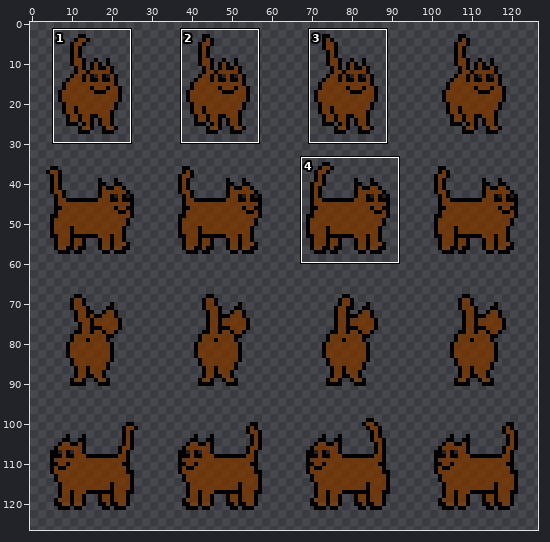
Two states of a sprite sheet, android/assets/Sprites/catSprite.png. Above, an overview of the earlier version with the close-up marked.
Close-up. As it was:
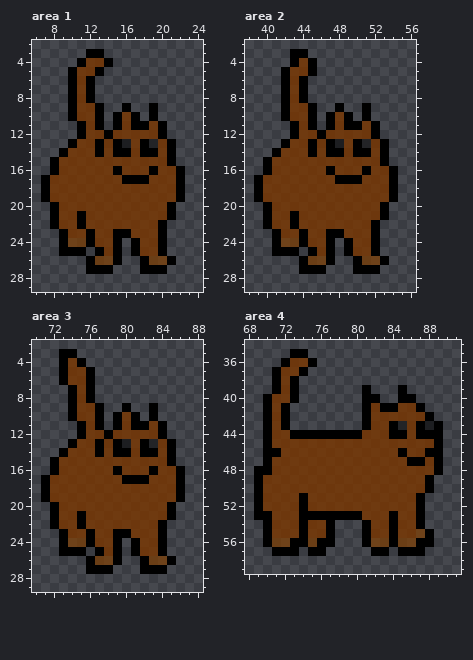
The file is 128x128 pixels. Pixels under 10% opacity are left out. Shown: area 1: x 6..24, y 2..29; area 2: x 38..56, y 2..29; area 3: x 70..88, y 2..29; area 4: x 68..91, y 34..59. The wide view leaves out empty margins. The commit also changed other parts of the picture, which this record leaves out.
Once edited:
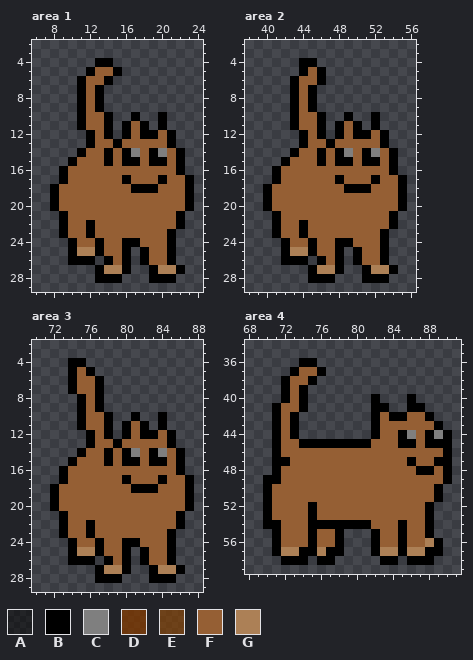
Palette (. is transparent): A #00000080  B #000000  C #7f7f7f  D #7a3600cb  E #823f00a9  F #955f34  G #ac8056
The exact change:
Changed rows in their new state; - is an unchanged pixel.
Area 1:
first column x 7:
 3 -----..----------
 4 ----..B----------
 5 ---..BFFB--------
 6 ---.BFFB---------
 7 ---.BFB----------
 8 ---.BFB----------
 9 ---.BF---.--.----
10 ---.BFFB..--.B---
11 -----FFB.BF-.----
12 ----.BF-.BFBBFB--
13 ---..BFF-FFFFF---
14 --..BFFBF-CF-CFB-
15 -..BFFFBFBBFBBFB-
16 -.BFFFFFFFFFFFF--
17 ..BFFFFFF-FFFBFFB
18 .BFFFFFFFFBBBFFFB
19 .BFFFFFFFFFFFFFFB
20 --FFFFFFFFFFFFFFB
21 -.BFFFFFFFFFFFFB-
22 -.BFFBFFFFFFFFFB-
23 ---FF-FFFFFFFFB--
24 --.BFFBFFB-FFFB--
25 --.-GG-FFB.BFFB--
26 ---BB-.BFB--FF---
27 -----.-GGB-.-GGB-
28 ------BBB---BBB--
Area 2:
first column x 39:
 3 ----..-----------
 4 ----.B-----------
 5 ---..BFB---------
 6 ---.BFFB---------
 7 ---.BFB----------
 8 ---.BFB----------
 9 ---.BF---.--.----
10 ---.BFFB..--.B---
11 -----FFB.BF-.----
12 ----.BF-.BFBBFB--
13 ---..BFF-FFFFF---
14 --..BFFBF-CF-CFB-
15 -..BFFFBFBBFBBFB-
16 -.BFFFFFFFFFFFF--
17 ..BFFFFFF-FFFBFFB
18 .BFFFFFFFFBBBFFFB
19 .BFFFFFFFFFFFFFFB
20 --FFFFFFFFFFFFFFB
21 -.BFFFFFFFFFFFFB-
22 -.BFFBFFFFFFFFFB-
23 ---FF-FFFFFFFFB--
24 --.BFFBFFB-FFFB--
25 --.-GG-FFB.BFFB--
26 ---BB-.BFB--FF---
27 -----.-GGB-.-GGB-
28 ------BBB---BBB--
Area 3:
first column x 71:
 3 --..-------------
 4 --.B-------------
 5 --.BF------------
 6 --.BFFB----------
 7 ----FFB----------
 8 ---.BFB----------
 9 ---.BF---.--.----
10 ---.BFFB..--.B---
11 -----FFB.BF-.----
12 ----.BF-.BFBBFB--
13 ---..BFF-FFFFF---
14 --..BFFBF-CF-CFB-
15 -..BFFFBFBBFBBFB-
16 -.BFFFFFFFFFFFF--
17 ..BFFFFFF-FFFBFFB
18 .BFFFFFFFFBBBFFFB
19 .BFFFFFFFFFFFFFFB
20 --FFFFFFFFFFFFFFB
21 -.BFFFFFFFFFFFFB-
22 -.BFFBFFFFFFFFFB-
23 ---FF-FFFFFFFFB--
24 --.BFFBFFB-FFFB--
25 --.-GG-FFB.BFFB--
26 ---BB-.BFB--FF---
27 -----.-GGB-.-GGB-
28 ------BBB---BBB--
Area 4:
first column x 69:
35 ----..----------------
36 ---..B----------------
37 --..BFFB--------------
38 --.BFFB---------------
39 --.BFB------.---.-----
40 -..BFB------.---.-----
41 -.BFFB------.B-..B----
42 -.BFB-------.BFBBFF---
43 -.BFB-------.BFFFFFF--
44 -.BF-........BFF-CF-CB
45 -.BFFBBBBBBBBFFFBBFB-B
46 -.-FFFFFFFFFFFFFFFFFFB
47 -.BBFFFFFFFFFFFFF-FF-B
48 ..BFFFFFFFFFFFFFFFBBFB
49 .BBFFFFFFFFFFFFFFFFFFB
50 .BFFFFFFFFFFFFFFFFFFB-
51 .BFFFFFFFFFFFFFFFFFFB-
52 .BFFFFBFFFFFFFFFFFFB--
53 .-FFFF-FFFFFFFFFFFFB--
54 --BFFFBB-BBB-FFFBFFB--
55 -.BFFFBFFB--.BFFBFF---
56 -.BFFFBFFB--.BFFBFFGB-
57 ---GGB-GBB----GG-GGBB-
58 ---BBB-BB-----BB-BBB--
Pixel boxes of the changes (left, top, right, bottom) in both close-ups:
changed: (41, 49, 194, 283)
changed: (254, 49, 407, 283)
changed: (41, 349, 194, 583)
changed: (254, 349, 452, 565)
